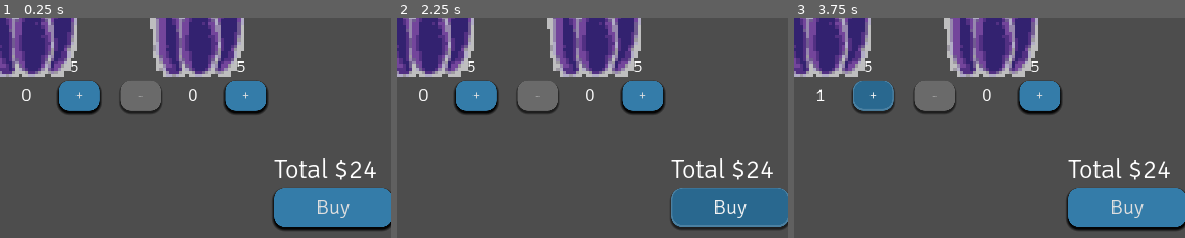
Above: before the commit, frames 1-3 (left to right).
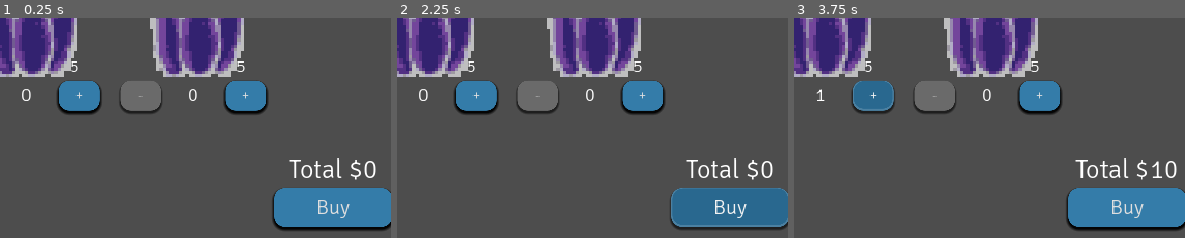
Above: after the commit, the same moments.

Repository: HuskyGameDev/2024s-team3
Game: Godot game, scene res://Scenes/Screens/NightShop/NightShop.tscn
Two runs of this game, one before a commit and one after it. Both use one fixed random seed, a clock stepped at 60 frames per second and the inputs below. This scene is started directly instead of the project's main scene.
Inputs:
- Up to frame 1 (0.25 s): no input
- Up to frame 2 (2.25 s): click "+" at 0.5 s; click "-" at 1.25 s; click "Buy" at 2 s
- Up to frame 3 (3.75 s): click "Buy" at 2.75 s; click "+" at 3.5 s
The pictures show only the part of the screen within x 7-57%, y 50-100%; the shares and areas given below are measured in that part.

The runs differ from the first frame. In frame 1, 1.0% of the frame differs, in the area x 70-97%, y 63-74%; in frame 2, 1.0%; in frame 3, 1.1%, in the area x 70-98%, y 63-74%.

Commit message:
track ingredient shop total

Diff:
--- a/Scenes/Screens/NightShop/NightShop.tscn
+++ b/Scenes/Screens/NightShop/NightShop.tscn
@@ -42,7 +42,8 @@
 [node name="TotalCostLabel" type="Label" parent="TotalInfoVBox"]
 layout_mode = 2
 theme_override_font_sizes/font_size = 64
-text = "Total $24"
+text = "Total $0"
+horizontal_alignment = 1
 
 [node name="BuyButton" type="Button" parent="TotalInfoVBox"]
 layout_mode = 2
--- a/Scripts/nightShop.gd
+++ b/Scripts/nightShop.gd
@@ -3,12 +3,22 @@
 const NUMBER_OF_ITEMS = 4
 
 var offeringScene = preload("res://Scenes/Screens/NightShop/NightShopIngredient.tscn")
+var totalCostLabel:Label
+
+var totalCost = 0;
 
 func _ready():
 	var shopOfferings = PlayerData.save.currentLocation.get_shop_offerings(NUMBER_OF_ITEMS)
+	totalCostLabel = $"TotalInfoVBox/TotalCostLabel"
 	var hbox = $"OfferingsHBox"
 	for i in shopOfferings:
 		var newOffering = offeringScene.instantiate()
 		newOffering.call("setData", i)
 		hbox.add_child(newOffering)
+		newOffering.totalChanged.connect(_updateTotal)
 	hbox.move_child(hbox.add_spacer(true), floor(NUMBER_OF_ITEMS/2))
+
+
+func _updateTotal(changeAmount:int):
+	totalCost += changeAmount
+	totalCostLabel.text = "Total $" + str(totalCost)
--- a/Scripts/nightShopIngredient.gd
+++ b/Scripts/nightShopIngredient.gd
@@ -8,6 +8,7 @@
 var increaseButton:Button
 var decreaseButton:Button
 var quantityLabel:Label
+signal totalChanged(changeAmount:int)
 
 func _ready():
 	increaseButton = $"AmountHBox/IncreaseButton"
@@ -31,10 +32,12 @@
 func _on_decrease_button_pressed():
 	quantityBuying -= 1
 	_updateQuantityButtons()
+	totalChanged.emit(self.cost * -1)
 
 func _on_increase_button_pressed():
 	quantityBuying += 1
 	_updateQuantityButtons()
+	totalChanged.emit(self.cost)
 
 func _updateQuantityButtons():
 	quantityLabel.text = str(quantityBuying)
